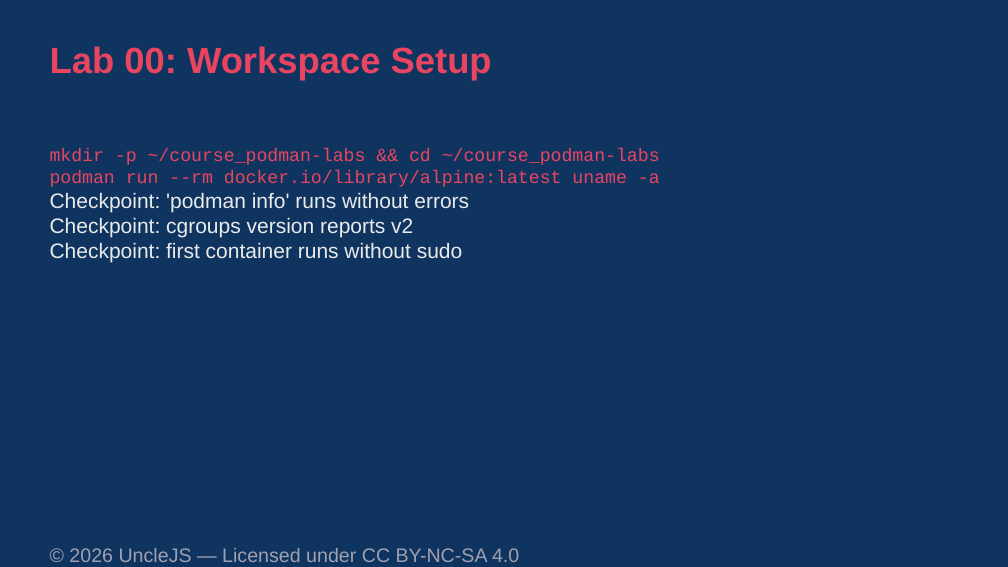
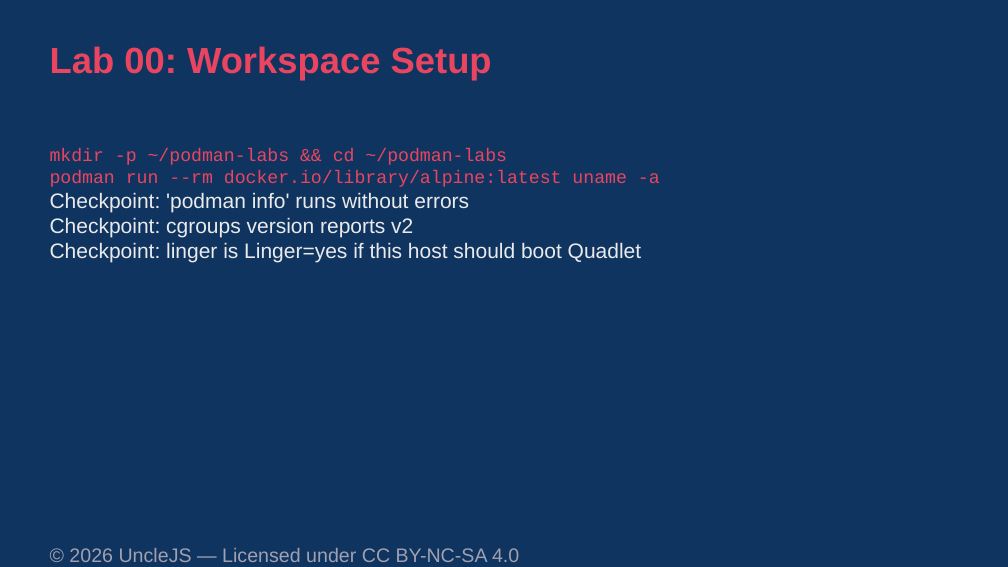
Before and after one commit to UncleJS/course_podman, a slide deck: slide 4 of slides/00-setup.odp. Drawn at 1008x567 pixels with LibreOffice and Linux fonts; fonts in the diff are those of the drawing. Boxes give left, top, right and bottom in pixels: in the first picture for what was removed or moved away, otherwise in the second. Text is boxed around its words. In the diff, an @@ line names an element or a change of style, - is before the commit and + after.

Commit message:
Correct Podman 5 labs and Quadlet units so the course matches the platform.
UID mapping, pasta, secret handling, capstone backup, and auto-update rollback were wrong or incomplete on rootless Podman 5. Exams, cheatsheets, and regenerated slides and PDF now follow the same facts.

```diff
--- a/slides/00-setup.odp
+++ b/slides/00-setup.odp
@@ text at bbox=[50, 149, 507, 165]: text changed @@
-mkdir -p ~/course_podman-labs && cd ~/course_podman-labs
+mkdir -p ~/podman-labs && cd ~/podman-labs
@@ text at bbox=[50, 242, 641, 263]: text changed @@
-Checkpoint: first container runs without sudo
+Checkpoint: linger is Linger=yes if this host should boot Quadlet
```
Also in this commit, not shown: 58 other files.
